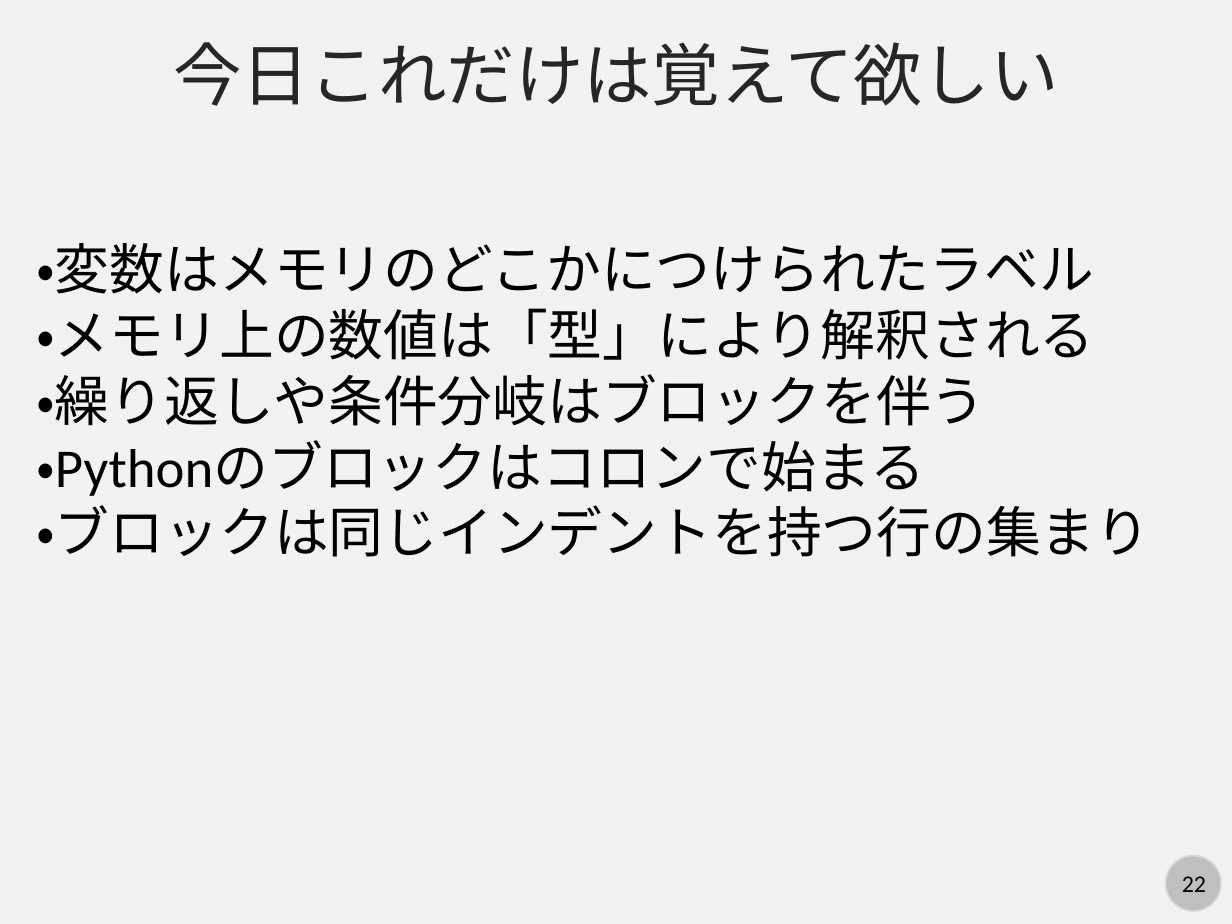
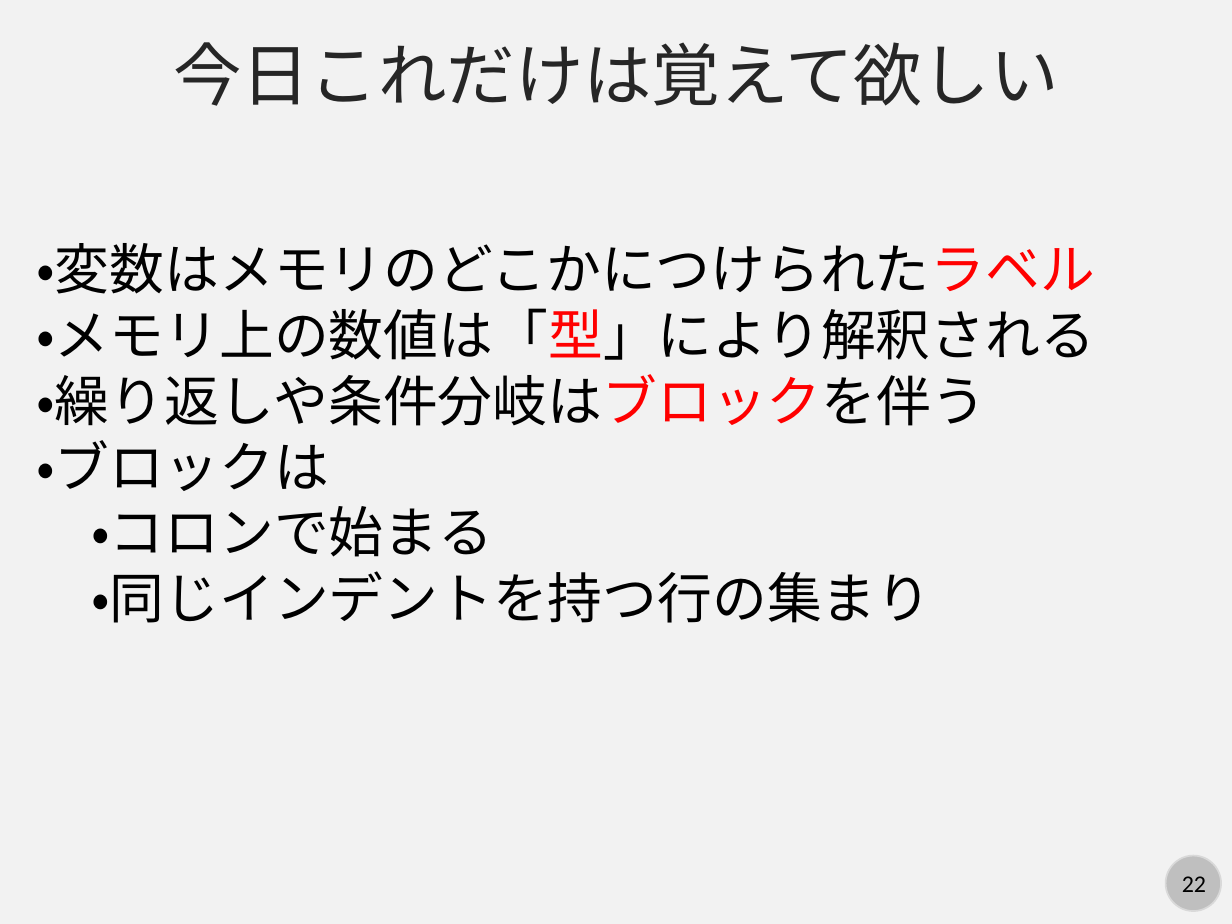
Before and after one commit to kaityo256/python_zero, a slide deck: slide 22 of basic/fig/slide.pptx. Drawn at 1232x924 pixels with LibreOffice and Linux fonts; fonts in the diff are those of the drawing. Boxes give left, top, right and bottom in pixels: in the first picture for what was removed or moved away, otherwise in the second. Text is boxed around its words. In the diff, an @@ line names an element or a change of style, - is before the commit and + after.

Commit message:
updates

```diff
--- a/basic/fig/slide.pptx
+++ b/basic/fig/slide.pptx
@@ text at (x1=36, y1=243, x2=1095, y2=426): text colour #000000 to #FF0000 in "・変数はメモリのどこかにつけられたラベル", "・メモリ上の数値は「型」により解釈される", "・繰り返しや条件分岐はブロックを伴う" @@
@@ text at (x1=36, y1=440, x2=931, y2=623): text changed @@
-・Pythonのブロックはコロンで始まる
-・ブロックは同じインデントを持つ行の集まり
+・ブロックは
+・コロンで始まる
+・同じインデントを持つ行の集まり
```
Also in this commit, not shown: 1 other slide changed.
